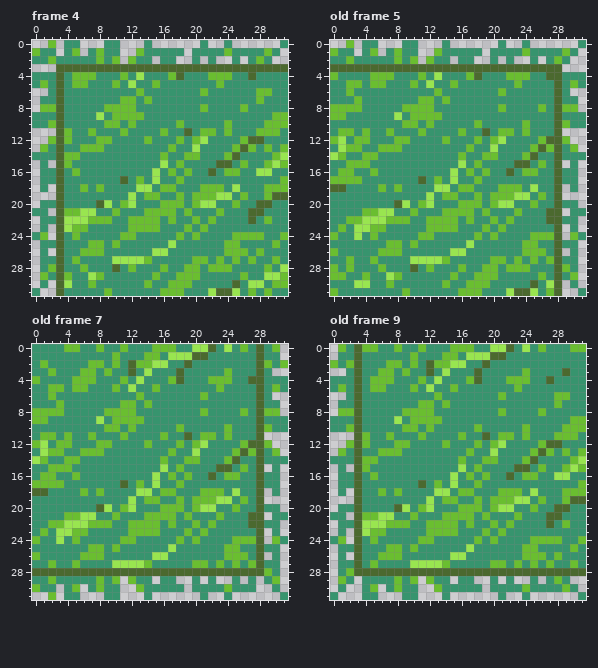
Pixel-art file: Assets/Grass_Tileset/custom 2/Sprite-0001.aseprite. That is the earlier state.
32x32 pixels, 21 frames. Shown: frame 4, old frame 5, old frame 7, old frame 9.
Once edited:
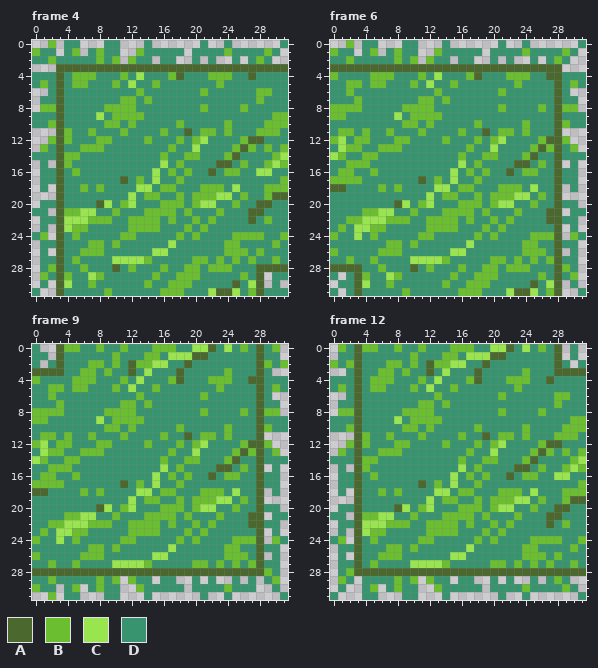
Palette (. is transparent): A #4b692f  B #6abe30  C #99e550  D #37946e
A new or re-ordered frame is compared with the old frame closest to it.
What changed:
frames 21 -> 24
--- frame 4
@@ x 26..31 @@
 27 DBDDBD
-28 DDDBDC
-29 BDDCCB
-30 DCCDBB
-31 DBDBDD
+28 DDAAAA
+29 BDA.DD
+30 DCA.D.
+31 DBADDD
--- frame 6 is new; against old frame 5
@@ x 0..5 @@
 27 DDBDDB
-28 BDBDDD
-29 BBDDBD
-30 DDDCCD
-31 BDDDDD
+28 AAAADD
+29 D.DABD
+30 .DDACD
+31 D.DADD
--- frame 9 is new; against old frame 7
@@ x 0..5 @@
- 0 DDDDBB
- 1 DDDDDD
- 2 DBDDDD
- 3 DDBDDD
+ 0 D..ABB
+ 1 DD.ADD
+ 2 D.DADD
+ 3 AAAADD
  4 BDDDDB
--- frame 12 is new; against old frame 9
@@ x 26..31 @@
- 0 BDDDBB
- 1 DDDDDD
- 2 DDDDDD
- 3 DDDADD
+ 0 BDA.D.
+ 1 DDA.D.
+ 2 DDAD.D
+ 3 DDAAAA
  4 DADDDD
Where, in picture pixels (left, top, right, bottom), the same in both pictures:
changed: (256, 264, 288, 296)
changed: (330, 264, 362, 296)
changed: (32, 344, 64, 376)
changed: (554, 344, 586, 376)
